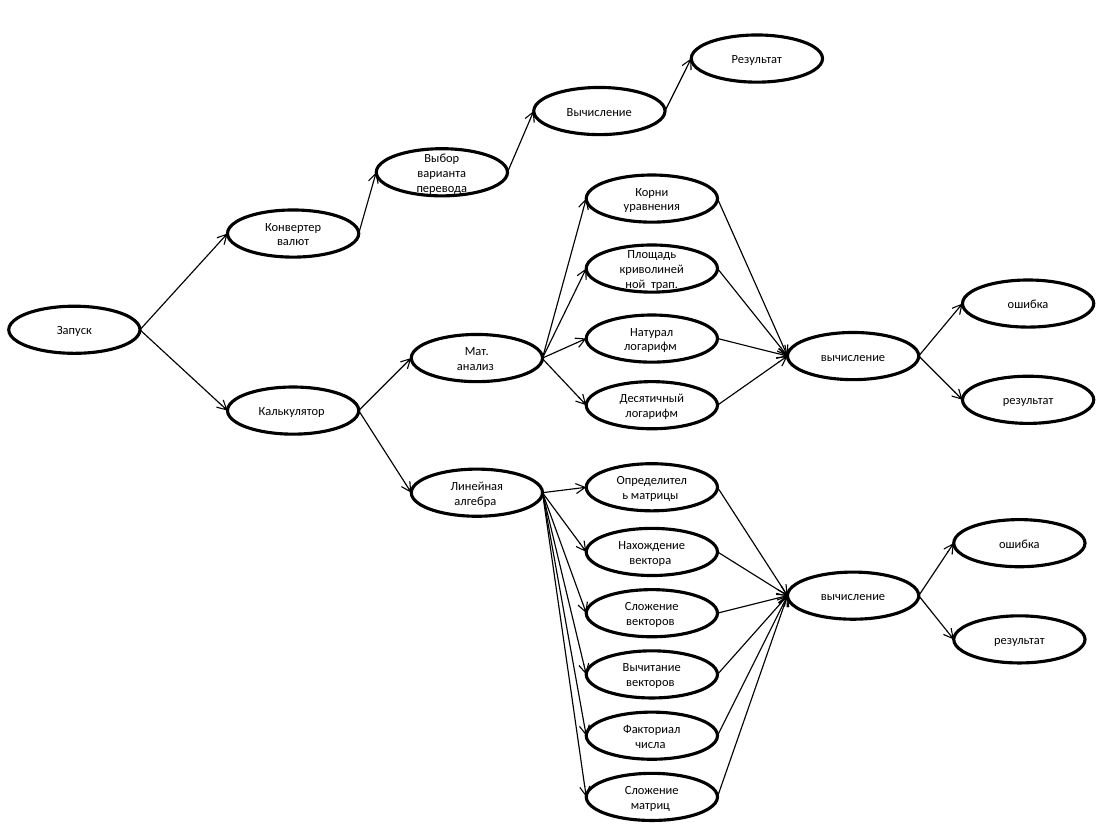
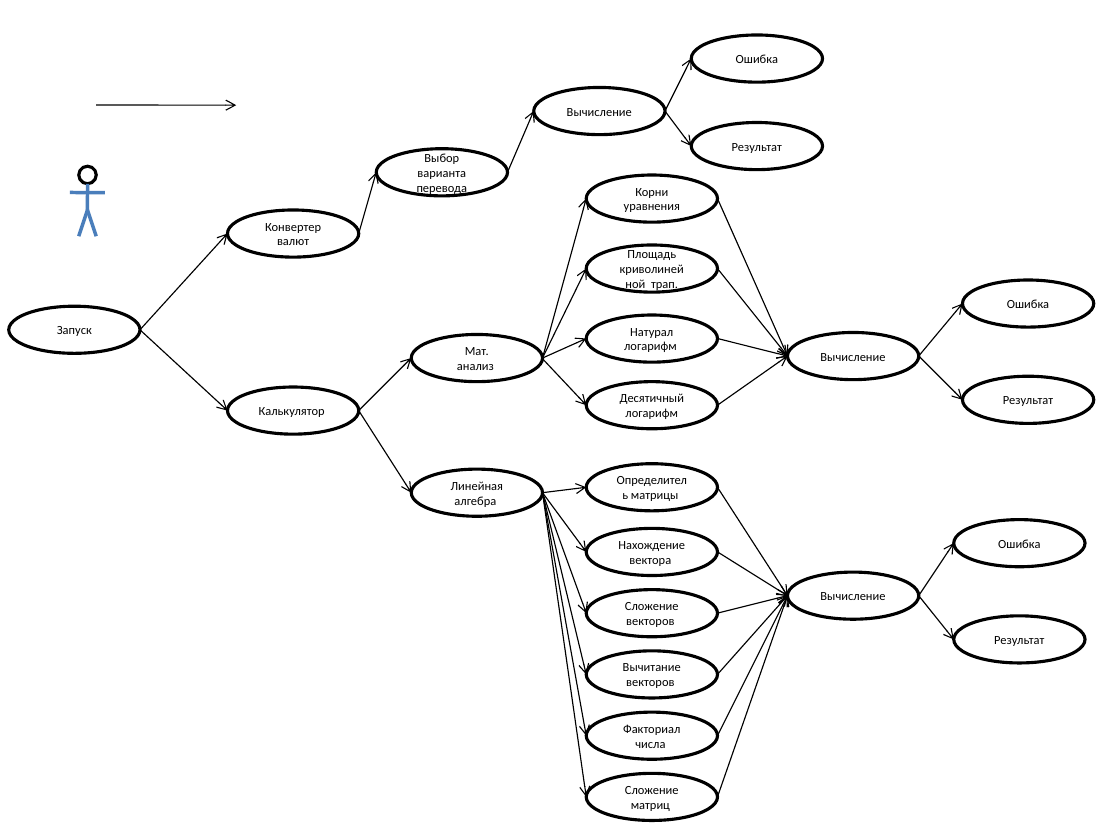
Before and after one commit to GhigherF/Project, a slide deck: slide 2 of Диаграмма.pptx. Drawn at 1120x840 pixels with LibreOffice and Linux fonts; fonts in the diff are those of the drawing. Boxes give left, top, right and bottom in pixels: in the first picture for what was removed or moved away, otherwise in the second. Text is boxed around its words. In the diff, an @@ line names an element or a change of style, - is before the commit and + after.

Commit message:
fixed diagram 1.02

```diff
--- a/Диаграмма.pptx
+++ b/Диаграмма.pptx
@@ ellipse added at (x1=691, y1=35, x2=822, y2=82), fill #FFFFFF, outline #000000 2 pt, 8 pt, text #000000 @@
+Ошибка
@@ arrow added from (96, 105) to (236, 105), #000000 0.75 pt @@
@@ arrow added from (665, 111) to (691, 146), #000000 0.75 pt @@
@@ ellipse "Результат" moved from (x1=691, y1=35, x2=822, y2=82) to (x1=691, y1=122, x2=822, y2=169) @@
@@ ellipse added at (x1=78, y1=166, x2=96, y2=184), fill #FFFFFF, outline #000000 2 pt @@
@@ line added from (69, 193) to (105, 193), #4B7EBC 2.25 pt @@
@@ line added from (87, 209) to (78, 236), #4B7EBC 2.25 pt @@
@@ line added from (87, 184) to (87, 211), #4B7EBC 2.25 pt @@
@@ line added from (87, 209) to (96, 236), #4B7EBC 2.25 pt @@
@@ text in ellipse at (x1=1007, y1=299, x2=1049, y2=308): text changed @@
-ошибка
+Ошибка
@@ text in ellipse at (x1=820, y1=353, x2=885, y2=361): text changed @@
-вычисление
+Вычисление
@@ text in ellipse at (x1=1003, y1=396, x2=1053, y2=406): text changed @@
-результат
+Результат
@@ text in ellipse at (x1=998, y1=539, x2=1040, y2=548): text changed @@
-ошибка
+Ошибка
@@ text in ellipse at (x1=820, y1=592, x2=885, y2=600): text changed @@
-вычисление
+Вычисление
@@ text in ellipse at (x1=994, y1=636, x2=1044, y2=646): text changed @@
-результат
+Результат
```
